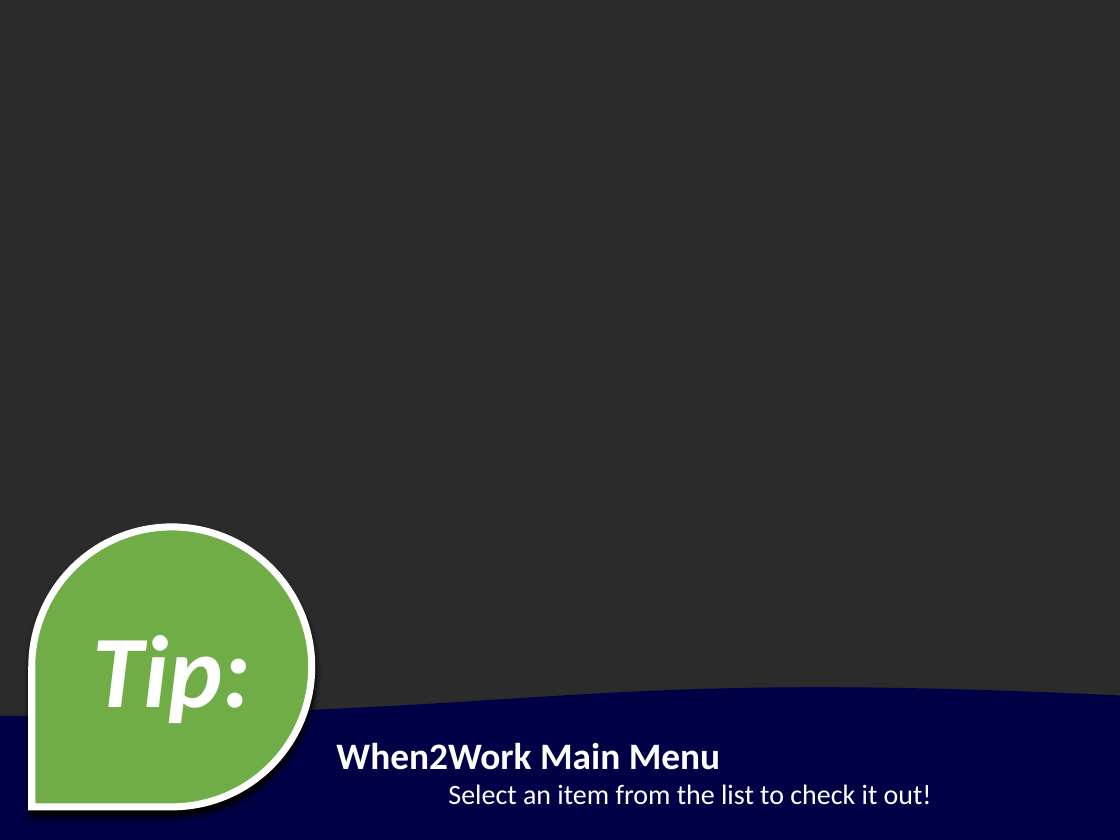
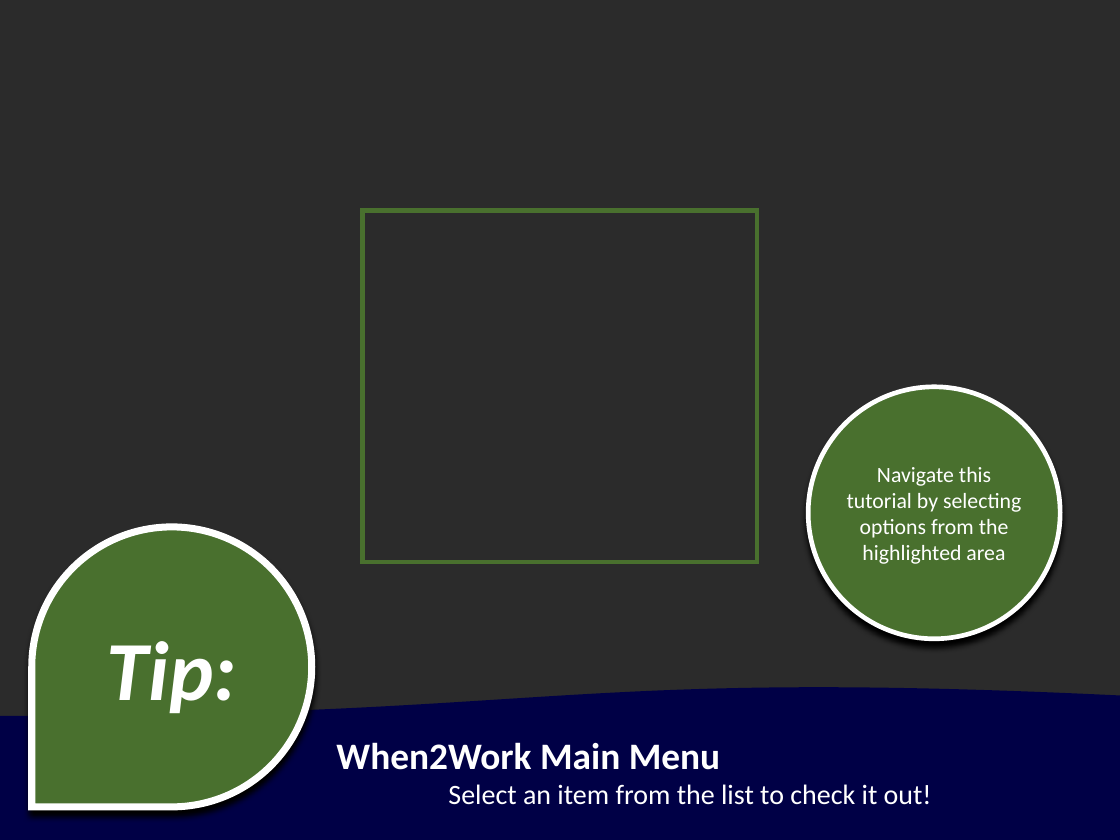
Before and after one commit to jstngoulet/ActiveNet_Trainer, a slide deck: slide 8 of When 2 Work/Introduction to W2W.pptx. Drawn at 1120x840 pixels with LibreOffice and Linux fonts; fonts in the diff are those of the drawing; background and template pictures are left out; a plain dark background stands for a picture behind light text. Boxes give left, top, right and bottom in pixels: in the first picture for what was removed or moved away, otherwise in the second. Text is boxed around its words. In the diff, an @@ line names an element or a change of style, - is before the commit and + after.

```diff
--- a/When 2 Work/Introduction to W2W.pptx
+++ b/When 2 Work/Introduction to W2W.pptx
@@ rectangle added at (362, 211, 757, 562), outline #49702E 3 pt @@
@@ ellipse added at (809, 386, 1061, 638), fill #49702E, outline #FFFFFF 3 pt, 14 pt, text #FFFFFF @@
+Navigate this tutorial by selecting options from the highlighted area
@@ teardrop at (31, 528, 311, 808): fill #70AD47 to #49702E @@
@@ text "Tip:" at (107, 641, 237, 714): size 66 to 54 pt @@
```
Also in this commit, not shown: 15 other slides changed, 13 other files.
